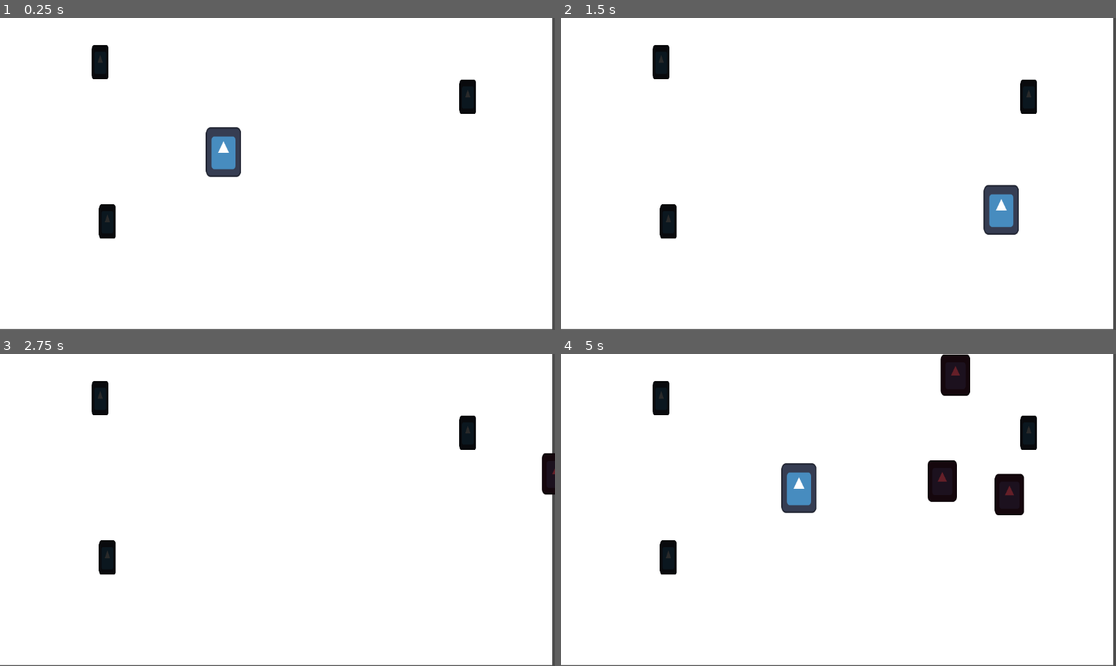
Above: before the commit, frames 1-4 (two rows, left to right).
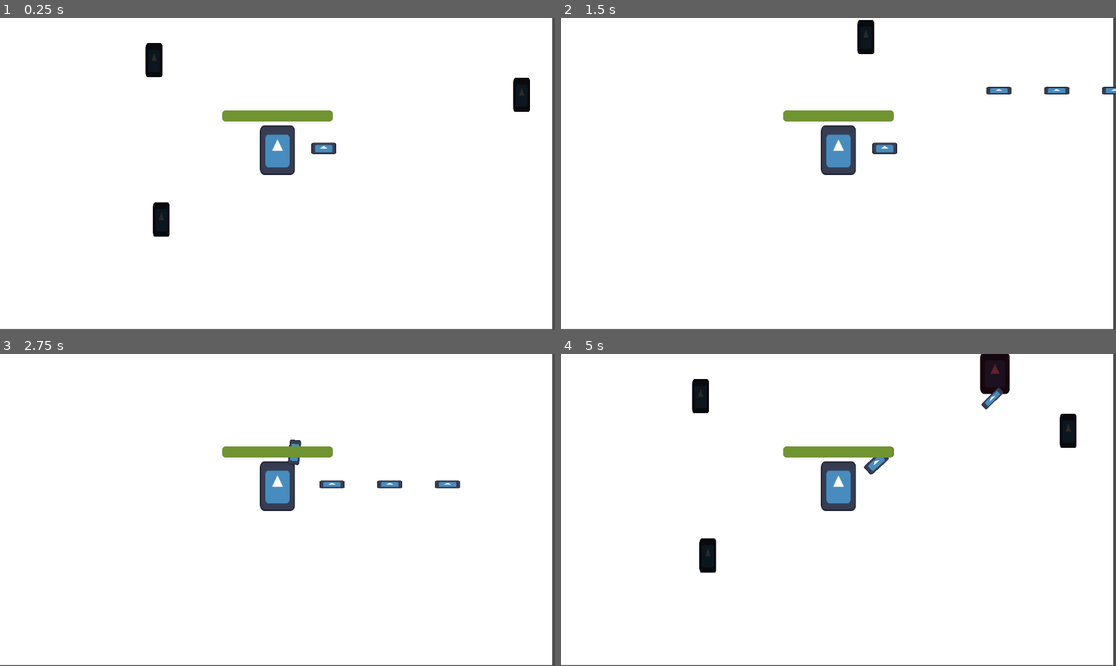
Above: after the commit, the same moments.

Repository: folktalesgaming/zombie-frenzy
Game: Godot game, scene res://Scenes/GameScene.tscn
The game is run twice, just before and just after one commit, with the same random seed, the same clock (stepped at 60 frames per second) and the same inputs. The engine's default icon, where the game draws it, is replaced by a stand-in: a white triangle on a blue panel in a dark square.
Inputs:
- Up to frame 1 (0.25 s): no input
- Up to frame 2 (1.5 s): hold D (move_right) 0.53-1.28 s; hold S (move_down) from 1.28 s (still down)
- Up to frame 3 (2.75 s): release S (move_down) at 2.03 s; hold D (move_right) from 2.03 s (still down)
- Up to frame 4 (5 s): release D (move_right) at 2.78 s; hold W (move_up) 2.78-3.53 s; hold A (move_left) from 3.53 s (still down)

The runs differ from the first frame. In frame 1, 4.9% of the frame differs, in the area x 16-96%, y 8-71%; in frame 2, 4.5%; in frame 3, 3.5%; in frame 4, 7.7%, in the area x 16-93%, y 0-71%.

Commit message:
player: add player health and some basic gameplay mechanics

Diff:
--- a/Prefabs/Player/player.gd
+++ b/Prefabs/Player/player.gd
@@ -1,7 +1,19 @@
 extends CharacterBody2D
 
-func _physics_process(_delta):
+signal health_depleted
+
+var health = 100.0
+
+func _physics_process(delta):
 	var direction = Input.get_vector("move_left", "move_right", "move_up", "move_down")
 	velocity = direction * 600
 
 	move_and_slide()
+
+	const DAMAGE_RATE = 5.0
+	var overlapping_mobs = %HurtBox.get_overlapping_bodies()
+	if overlapping_mobs.size() > 0:
+		health -= DAMAGE_RATE * overlapping_mobs.size() * delta
+		%HealthBar.value = health
+		if health <= 0.0:
+			health_depleted.emit()
--- a/Prefabs/Player/player.tscn
+++ b/Prefabs/Player/player.tscn
@@ -1,11 +1,29 @@
-[gd_scene load_steps=4 format=3 uid="uid://c1e6ihuywamad"]
+[gd_scene load_steps=8 format=3 uid="uid://c1e6ihuywamad"]
 
 [ext_resource type="Texture2D" uid="uid://bbqcgcys3cx8w" path="res://icon.svg" id="1_85748"]
 [ext_resource type="Script" path="res://Prefabs/Player/player.gd" id="1_prxrf"]
+[ext_resource type="PackedScene" uid="uid://cvje3gcofumt4" path="res://Prefabs/Weapons/Gun.tscn" id="3_f42hj"]
 
 [sub_resource type="CapsuleShape2D" id="CapsuleShape2D_8jq8w"]
 radius = 31.0
 height = 100.0
+
+[sub_resource type="CircleShape2D" id="CircleShape2D_v83bi"]
+radius = 34.0147
+
+[sub_resource type="StyleBoxFlat" id="StyleBoxFlat_xrwbk"]
+bg_color = Color(0.0862745, 0.0862745, 0.0862745, 1)
+corner_radius_top_left = 8
+corner_radius_top_right = 8
+corner_radius_bottom_right = 8
+corner_radius_bottom_left = 8
+
+[sub_resource type="StyleBoxFlat" id="StyleBoxFlat_ygfo4"]
+bg_color = Color(0.439216, 0.580392, 0.192157, 1)
+corner_radius_top_left = 8
+corner_radius_top_right = 8
+corner_radius_bottom_right = 8
+corner_radius_bottom_left = 8
 
 [node name="Player" type="CharacterBody2D"]
 script = ExtResource("1_prxrf")
@@ -18,3 +36,29 @@
 [node name="CollisionShape2D" type="CollisionShape2D" parent="."]
 position = Vector2(0, -49)
 shape = SubResource("CapsuleShape2D_8jq8w")
+
+[node name="Camera2D" type="Camera2D" parent="."]
+
+[node name="Gun" parent="." instance=ExtResource("3_f42hj")]
+position = Vector2(29, -53)
+
+[node name="HurtBox" type="Area2D" parent="."]
+unique_name_in_owner = true
+collision_layer = 0
+collision_mask = 2
+
+[node name="CollisionShape2D" type="CollisionShape2D" parent="HurtBox"]
+position = Vector2(0, -24)
+shape = SubResource("CircleShape2D_v83bi")
+debug_color = Color(0.666667, 0.380392, 0.866667, 0.419608)
+
+[node name="HealthBar" type="ProgressBar" parent="."]
+unique_name_in_owner = true
+offset_left = -115.0
+offset_top = -132.0
+offset_right = 115.0
+offset_bottom = -109.0
+theme_override_styles/background = SubResource("StyleBoxFlat_xrwbk")
+theme_override_styles/fill = SubResource("StyleBoxFlat_ygfo4")
+value = 100.0
+show_percentage = false
